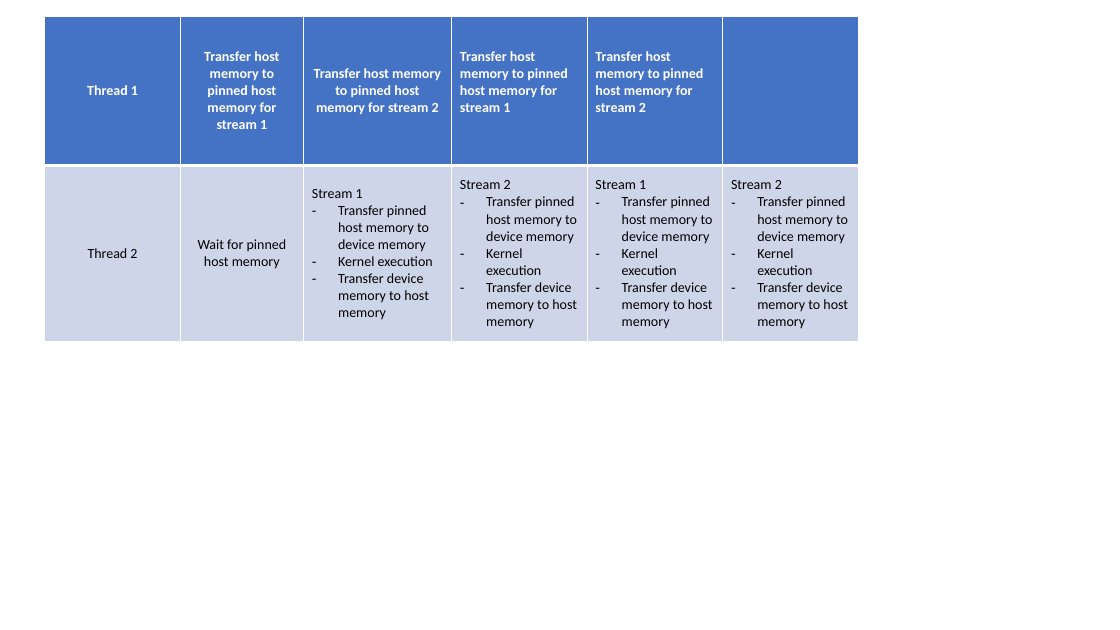
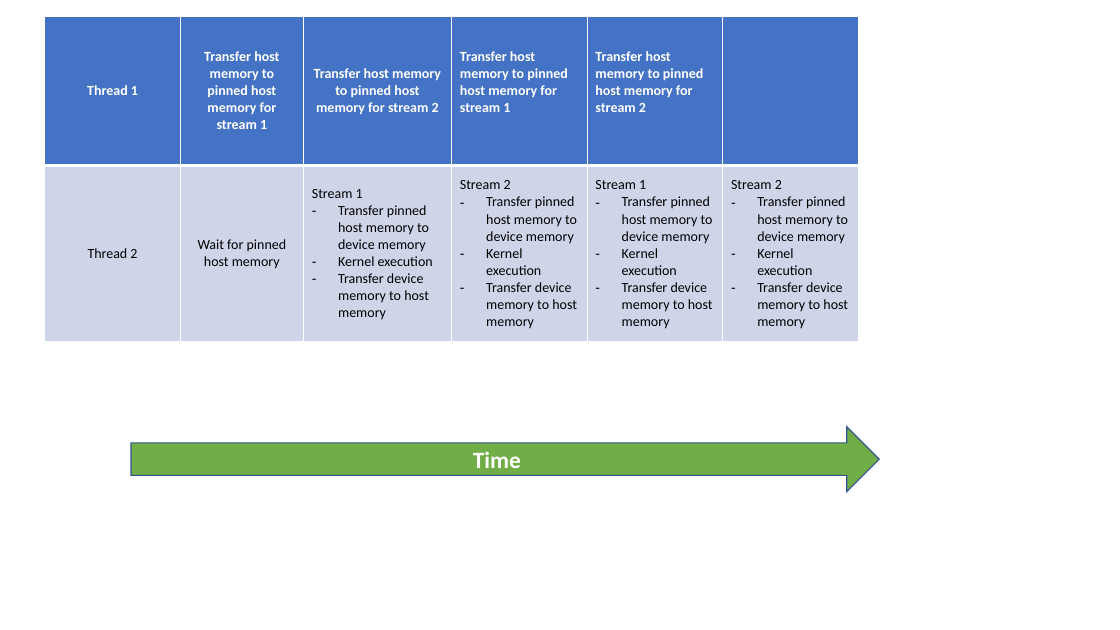
Before and after one commit to yinshuyu/Project398, a slide deck: slide 1 of draft.pptx. Drawn at 1120x630 pixels with LibreOffice and Linux fonts; fonts in the diff are those of the drawing. Boxes give left, top, right and bottom in pixels: in the first picture for what was removed or moved away, otherwise in the second. Text is boxed around its words. In the diff, an @@ line names an element or a change of style, - is before the commit and + after.

```diff
--- a/draft.pptx
+++ b/draft.pptx
@@ right arrow added at box(131, 427, 880, 492), fill #70AD47, outline #325491 1 pt, 20 pt, text #FFFFFF, bold @@
+Time
```
Also in this commit, not shown: 5 other files.
